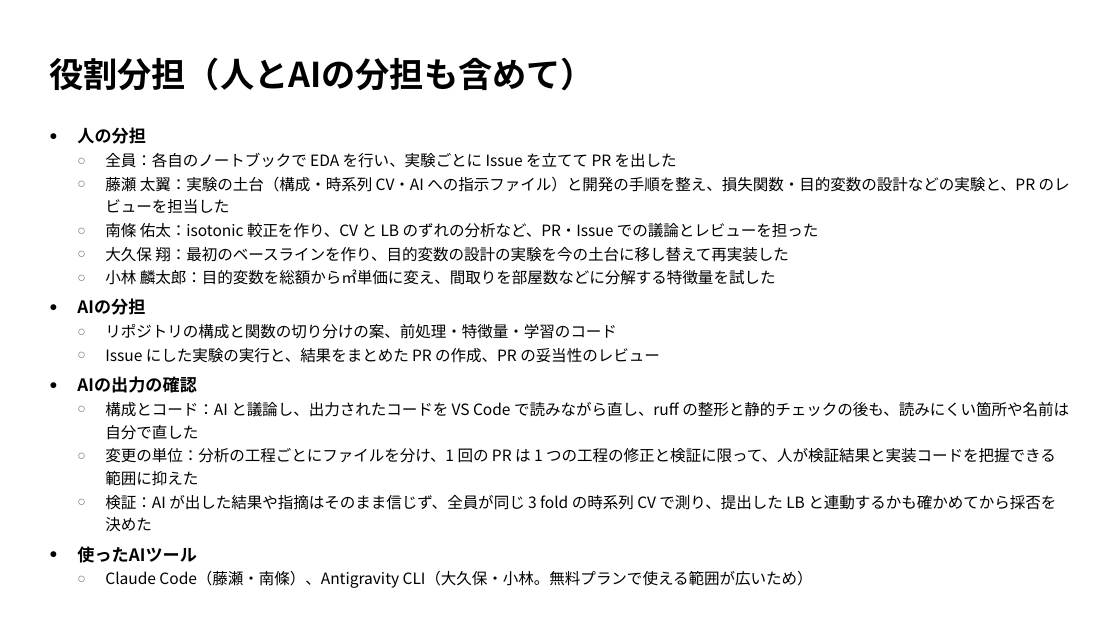
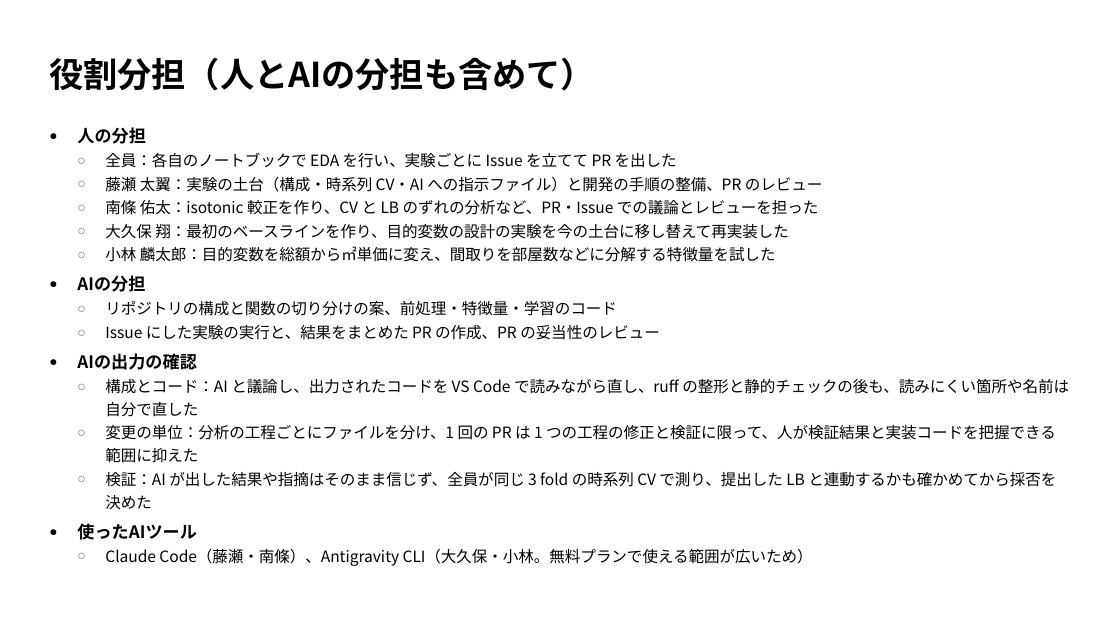
Before and after one commit to TaisukeFujise/condominium-price-pred, a slide deck: slide 2 of slides/midterm/midterm.pptx. Drawn at 1120x630 pixels with LibreOffice and Linux fonts; fonts in the diff are those of the drawing. Boxes give left, top, right and bottom in pixels: in the first picture for what was removed or moved away, otherwise in the second. Text is boxed around its words. In the diff, an @@ line names an element or a change of style, - is before the commit and + after.

```diff
--- a/slides/midterm/midterm.pptx
+++ b/slides/midterm/midterm.pptx
@@ text at box(105, 177, 823, 192): text changed @@
-  ○ 藤瀬 太翼：実験の土台（構成・時系列 CV・AI への指示ファイル）と開発の手順を整え、損失関数・目的変数の設計などの実験と、PR のレビューを担当した
+  ○ 藤瀬 太翼：実験の土台（構成・時系列 CV・AI への指示ファイル）と開発の手順の整備、PR のレビュー
```
Also in this commit, not shown: 2 other files.
